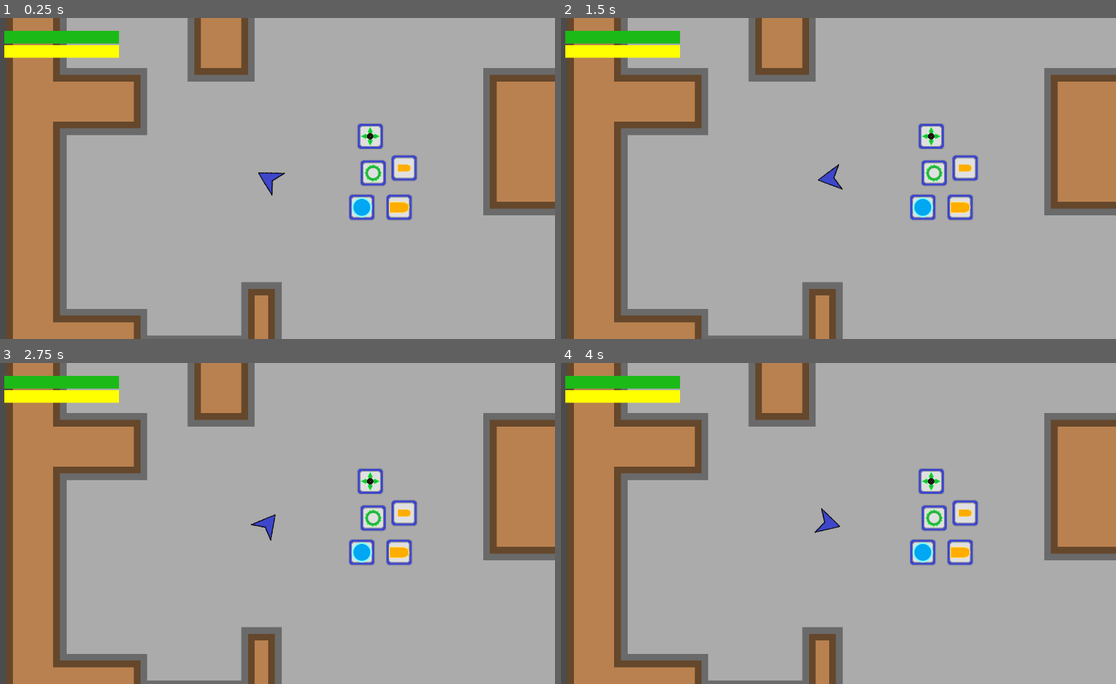
Above: before the commit, frames 1-4 (two rows, left to right).
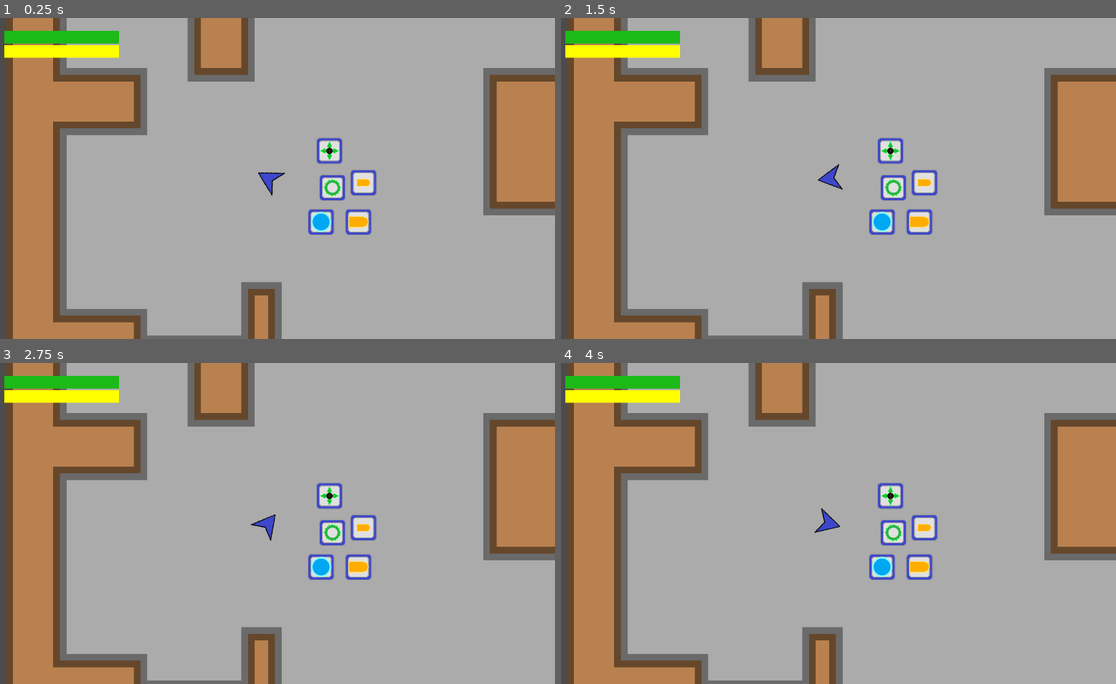
Above: after the commit, the same moments.

Repository: afkpuezo/blinkshooter
Game: Godot game, scene res://scenes/demos/demo.tscn
The game is run twice, just before and just after one commit, with the same random seed, the same clock (stepped at 60 frames per second) and the same inputs.
Inputs (mouse positions are in pixels of both pictures, inside the frame that each line leads up to):
- Up to frame 1 (0.25 s): no input
- Up to frame 2 (1.5 s): tap Enter at 0.5 s; move the mouse to (955, 162) at 0.52 s; click (955, 162) at 0.6 s; tap Space at 1.25 s; move the mouse to (716, 194) at 1.27 s; click (716, 194) at 1.35 s
- Up to frame 3 (2.75 s): tap Enter at 2 s; move the mouse to (327, 452) at 2.02 s; click (327, 452) at 2.1 s
- Up to frame 4 (4 s): tap Space at 2.75 s; move the mouse to (799, 587) at 2.77 s; click (799, 587) at 2.85 s; tap Enter at 3.5 s; move the mouse to (999, 571) at 3.52 s; click (999, 571) at 3.6 s

The runs differ from the first frame. In frame 1, 3.0% of the frame differs, in the area x 55-76%, y 32-68%; in frame 2, 3.0%; in frame 3, 3.0%; in frame 4, 3.0%.

Commit message:
this time back up before deleting old enemy scene

Diff:
--- a/project.godot
+++ b/project.godot
@@ -74,10 +74,10 @@
 "language": "GDScript",
 "path": "res://scenes/actions/demo_action.gd"
 }, {
-"base": "Unit",
-"class": "Enemy",
-"language": "GDScript",
-"path": "res://scenes/units/enemies/enemy.gd"
+"base": "Node2D",
+"class": "EnemyBrain",
+"language": "GDScript",
+"path": "res://scenes/units/enemies/enemy_brain.gd"
 }, {
 "base": "Node2D",
 "class": "EnemyHealthBar",
@@ -258,7 +258,7 @@
 "DamageCooldown": "",
 "DeathParticle": "",
 "DemoAction": "",
-"Enemy": "",
+"EnemyBrain": "",
 "EnemyHealthBar": "",
 "EnemyMessager": "",
 "EnemyMover": "",
--- a/scenes/demos/demo.tscn
+++ b/scenes/demos/demo.tscn
@@ -1,10 +1,9 @@
-[gd_scene load_steps=8 format=2]
+[gd_scene load_steps=7 format=2]
 
 [ext_resource path="res://scenes/units/player/player.tscn" type="PackedScene" id=1]
+[ext_resource path="res://scenes/units/new_enemy.tscn" type="PackedScene" id=2]
 [ext_resource path="res://scenes/pickups/pickup.tscn" type="PackedScene" id=3]
-[ext_resource path="res://scenes/actions/weapons/enemy_gun/enemy_gun.tscn" type="PackedScene" id=4]
 [ext_resource path="res://scenes/terrain/floor_tile_map.tscn" type="PackedScene" id=6]
-[ext_resource path="res://scenes/units/enemies/enemy.tscn" type="PackedScene" id=9]
 [ext_resource path="res://scenes/terrain/wall_tile_map.tscn" type="PackedScene" id=11]
 [ext_resource path="res://scenes/ui/player_ui/player_ui.tscn" type="PackedScene" id=12]
 
@@ -24,22 +23,22 @@
 [node name="Pickups" type="Node2D" parent="."]
 
 [node name="BlinkPickup" parent="Pickups" instance=ExtResource( 3 )]
-position = Vector2( 271, 317 )
+position = Vector2( 174, 352 )
 type = 2
 
 [node name="SawPickup" parent="Pickups" instance=ExtResource( 3 )]
-position = Vector2( 298, 235 )
+position = Vector2( 201, 270 )
 type = 3
 
 [node name="ShurikenPickup" parent="Pickups" instance=ExtResource( 3 )]
-position = Vector2( 291, 147 )
+position = Vector2( 194, 182 )
 type = 4
 
 [node name="SmallGunPickup" parent="Pickups" instance=ExtResource( 3 )]
-position = Vector2( 372, 223 )
+position = Vector2( 275, 258 )
 
 [node name="BigGunPickup" parent="Pickups" instance=ExtResource( 3 )]
-position = Vector2( 360, 317 )
+position = Vector2( 263, 352 )
 type = 1
 
 [node name="Units" type="Node2D" parent="."]
@@ -47,22 +46,17 @@
 [node name="Player" parent="Units" instance=ExtResource( 1 )]
 position = Vector2( 48, 248 )
 
-[node name="Enemy" parent="Units" instance=ExtResource( 9 )]
-position = Vector2( 1224, 653 )
-starting_weapon_scene = ExtResource( 4 )
+[node name="Enemy" parent="Units" instance=ExtResource( 2 )]
+position = Vector2( 438, 964 )
 
-[node name="Enemy2" parent="Units" instance=ExtResource( 9 )]
-position = Vector2( 647, 725 )
-starting_weapon_scene = ExtResource( 4 )
+[node name="Enemy2" parent="Units" instance=ExtResource( 2 )]
+position = Vector2( 452, 697 )
 
-[node name="Enemy3" parent="Units" instance=ExtResource( 9 )]
-position = Vector2( 450, 950 )
-starting_weapon_scene = ExtResource( 4 )
+[node name="Enemy3" parent="Units" instance=ExtResource( 2 )]
+position = Vector2( 1131, 613 )
 
-[node name="Enemy4" parent="Units" instance=ExtResource( 9 )]
-position = Vector2( 1221, 558 )
-starting_weapon_scene = ExtResource( 4 )
+[node name="Enemy4" parent="Units" instance=ExtResource( 2 )]
+position = Vector2( 1141, 499 )
 
-[node name="Enemy5" parent="Units" instance=ExtResource( 9 )]
-position = Vector2( 1492, 602 )
-starting_weapon_scene = ExtResource( 4 )
+[node name="Enemy5" parent="Units" instance=ExtResource( 2 )]
+position = Vector2( 1224, 1077 )
--- a/scenes/units/enemies/enemy.tscn
+++ b/scenes/units/enemies/enemy.tscn
@@ -1,31 +1,226 @@
-[gd_scene load_steps=16 format=2]
+[gd_scene load_steps=17 format=2]
 
 [ext_resource path="res://scenes/hit_boxes/hit_box.gd" type="Script" id=1]
-[ext_resource path="res://scenes/units/enemies/enemy.gd" type="Script" id=2]
-[ext_resource path="res://scenes/hit_boxes/hurt_box.gd" type="Script" id=3]
-[ext_resource path="res://scenes/units/enemies/enemy.png" type="Texture" id=4]
-[ext_resource path="res://scenes/units/enemies/enemy_components/enemy_weapon_bar.gd" type="Script" id=5]
+[ext_resource path="res://scenes/units/enemies/enemy.png" type="Texture" id=2]
+[ext_resource path="res://scenes/units/unit_components/combat_resource.gd" type="Script" id=3]
+[ext_resource path="res://scenes/units/unit_components/bullet_spawn_point.gd" type="Script" id=4]
+[ext_resource path="res://scenes/units/enemies/enemy_components/enemy_messager/enemy_messager.tscn" type="PackedScene" id=5]
 [ext_resource path="res://scenes/movement/movement_stats.gd" type="Script" id=6]
-[ext_resource path="res://scenes/units/unit_components/bullet_spawn_point.gd" type="Script" id=7]
-[ext_resource path="res://scenes/units/unit_components/combat_resource.gd" type="Script" id=8]
-[ext_resource path="res://scenes/units/enemies/enemy_components/enemy_messager/enemy_messager.tscn" type="PackedScene" id=9]
-[ext_resource path="res://scenes/units/enemies/enemy_components/player_detection/player_detection.tscn" type="PackedScene" id=10]
-[ext_resource path="res://scenes/units/enemies/enemy_components/enemy_mover/enemy_mover.tscn" type="PackedScene" id=11]
+[ext_resource path="res://scenes/pickups/pickup.tscn" type="PackedScene" id=7]
+[ext_resource path="res://scenes/units/enemies/enemy_components/loot_dropper.gd" type="Script" id=8]
+[ext_resource path="res://scenes/units/enemies/enemy_components/enemy_mover/enemy_mover.tscn" type="PackedScene" id=9]
+[ext_resource path="res://scenes/actions/weapons/enemy_gun/enemy_gun.tscn" type="PackedScene" id=10]
+[ext_resource path="res://scenes/units/enemies/enemy_components/enemy_weapon_bar.gd" type="Script" id=11]
 [ext_resource path="res://scenes/effects/explosions/explosion_animator.tscn" type="PackedScene" id=12]
 [ext_resource path="res://scenes/effects/giblets_animator.tscn" type="PackedScene" id=13]
-[ext_resource path="res://scenes/units/enemies/enemy_components/loot_dropper.gd" type="Script" id=14]
-[ext_resource path="res://scenes/pickups/pickup.tscn" type="PackedScene" id=15]
+[ext_resource path="res://scenes/units/enemies/enemy_components/player_detection/player_detection.tscn" type="PackedScene" id=14]
+[ext_resource path="res://scenes/hit_boxes/hurt_box.gd" type="Script" id=15]
+
+[sub_resource type="GDScript" id=1]
+script/source = "extends Unit
+class_name Enemy
+## VERY placeholder right now
+
+
+## msg args: \"player\"
+signal detected_player(msg)
+
+
+# -- child nodes
+onready var player_detection: PlayerDetection = $PlayerDetection
+## when the enemy sees the player, this timer starts. As long as the timer is
+onready var player_memory_timer: Timer = $PlayerMemoryTimer
+
+onready var enemy_mover: EnemyMover = $EnemyMover # mover var declared in parent class - bad?
+onready var weapon_bar: EnemyWeaponBar = $EnemyWeaponBar
+
+
+## -- behavior control
+# seperate from radius of PlayerDetection, effectively the real threshold is the minimum of the two
+export var minimum_chase_distance := 200
+export var too_close_threshold := 100
+export var minimum_chase_distance_no_player := 10
+
+# NOTE: has to be onready or our position will not be set yet!
+onready var last_known_player_position: Vector2 = self.position
+
+## blegh name, keeping track of this explicitly avoids an infinite loop with
+## messaging
+## this is only set to true while the player is in vision, and is false when
+## the enemy is trying to get to where the player was last seen
+var can_currently_see_player := false
+var did_player_teleport := false
+
+
+# -
+# ----------
+# from Node / basic util methods
+# ----------
+# -
+
+
+func _ready() -> void:
+	GameEvents.emit_signal(\"enemy_spawned\", {'enemy': self})
+	GameEvents.connect(\"player_teleported\", self, \"on_player_teleported\")
+
+
+func _physics_process(delta: float) -> void:
+	#if name == \"Enemy\":
+	think(delta)
+
+
+# -
+# ----------
+# inherited from Unit
+# ----------
+# -
+
+
+## if shot by the player from far away, we know where they are
+func take_damage(amount: int, source):
+	var true_source = PlayerBrain.get_player_if_source(source)
+	if true_source:
+		_update_knowledge_of_player(true, true_source)
+	.take_damage(amount, true_source)
+
+
+func die():
+	var msg = {
+		'global_position': global_position
+	}
+	GameEvents.emit_signal(\"enemy_died\", msg)
+	.die()
+
+
+# -
+# ----------
+# new in Enemy
+# ----------
+# -
+
+
+# ----------
+# behavior related
+# ----------
+
+
+## holds behavior logic
+## if player is detected:
+##		- look at player
+##		- try to attack
+##		- if far away, move closer
+##		- if too close, back away
+##		- if just right, stand still
+## if player is not detected:
+##		- stand still
+## should be called in _physics_process() (or _process()?)
+func think(delta):
+
+	var check_results = player_detection.check()
+	var is_player_detected: bool = false if did_player_teleport else check_results[\"is_player_detected\"]
+	var player = check_results[\"player\"]
+	var is_detected_by_center = check_results[\"is_detected_by_center\"]
+
+	if is_player_detected:
+		_update_knowledge_of_player(true, player)
+	else:
+		_update_knowledge_of_player(false, null, did_player_teleport)
+
+	var moved = false
+
+	var distance = position.distance_to(last_known_player_position)
+	self.look_at(last_known_player_position)
+
+	if is_player_detected:
+		if is_detected_by_center:
+			attack()
+		# only back away from the player, not an empty space where they used to
+		# be
+		#if distance_squared < too_close_squared:
+		if distance < too_close_threshold:
+			enemy_mover.back_away_from(self, movement_stats, delta, last_known_player_position)
+			moved = true
+
+	# don't move to or stand still if we've already backed away from the player
+	if not moved:
+		var too_close = false
+		if is_player_detected and distance < minimum_chase_distance:
+			too_close = true
+		elif (not is_player_detected) and distance < minimum_chase_distance_no_player:
+			too_close = true
+
+		if too_close:
+			enemy_mover.stand_still(self, movement_stats, delta)
+		else:
+			enemy_mover.move_to(self, movement_stats, delta, last_known_player_position)
+
+	did_player_teleport = false
+
+
+## random equipped action
+func attack():
+	# warning-ignore:return_value_discarded
+	weapon_bar.trigger_random_action()
+
+
+## triggered by the GameEvent, forces the enemy to lose sight of the player
+func on_player_teleported():
+	#_update_knowledge_of_player(false, null, true)
+	did_player_teleport = true
+
+
+# ----------
+# communication related
+# ----------
+
+
+## Call this instead of updating the var value directly
+## If going from false to true, reports the new detection of the player
+## If setting to true, updates the last known location to the player's location
+## I didn't use a setget since it can require the player var
+## Player should be included if setting to true, not included if setting to false
+## Has a timer that doesn't allow can_currently_see_player to be set to false
+## 	when it has recently been updated to true; the player can be between two of
+## 	the rays and the enemy will think it's lost them for a moment
+## ignore_timer only matters when setting to false
+func _update_knowledge_of_player(
+	new_value: bool,
+	player = null,
+	ignore_timer = false):
+	if new_value:
+		player_memory_timer.start()
+		last_known_player_position = player.global_position
+		if not can_currently_see_player:
+			# setting it here so that it's true before sending a message, to avoid
+			# a possible infinite loop of messaging back and forth forever
+			can_currently_see_player = true
+			_report_detected_player(player)
+	else: # if new_value is false
+		if ignore_timer or player_memory_timer.is_stopped():
+			can_currently_see_player = new_value
+
+
+## A little redundant with the signal, but this method allows for other logic here if needed
+func _report_detected_player(player):
+	emit_signal(\"detected_player\", {'player': player})
+
+
+## receive a message from another enemy about the player's location
+## expects msg to include: 'player'
+func receive_enemy_message(msg):
+	_update_knowledge_of_player(true, msg['player'])
+"
 
 [node name="Enemy" type="KinematicBody2D"]
 collision_layer = 4
 collision_mask = 7
-script = ExtResource( 2 )
+script = SubResource( 1 )
 minimum_chase_distance = 250
 too_close_threshold = 150
 minimum_chase_distance_no_player = 150
 
 [node name="Sprite" type="Sprite" parent="."]
-texture = ExtResource( 4 )
+texture = ExtResource( 2 )
 
 [node name="HitBox" type="Area2D" parent="."]
 collision_layer = 8
@@ -42,30 +237,32 @@
 [node name="CombatResources" type="Node" parent="."]
 
 [node name="Health" type="Node" parent="CombatResources"]
-script = ExtResource( 8 )
+script = ExtResource( 3 )
 
 [node name="HurtBox" type="Area2D" parent="."]
 collision_layer = 4
 collision_mask = 0
-script = ExtResource( 3 )
+script = ExtResource( 15 )
 
 [node name="CollisionPolygon2D" type="CollisionPolygon2D" parent="HurtBox"]
 build_mode = 1
 polygon = PoolVector2Array( -10, 0, -27, -30, 24, 0, -27, 30 )
 
-[node name="EnemyMover" parent="." instance=ExtResource( 11 )]
+[node name="EnemyMover" parent="." instance=ExtResource( 9 )]
 
 [node name="MovementStats" type="Node" parent="."]
 script = ExtResource( 6 )
 
 [node name="BulletSpawnPoint" type="Node2D" parent="."]
 position = Vector2( 48, 0 )
-script = ExtResource( 7 )
+script = ExtResource( 4 )
 
 [node name="EnemyWeaponBar" type="Node2D" parent="."]
-script = ExtResource( 5 )
-
-[node name="PlayerDetection" parent="." instance=ExtResource( 10 )]
+script = ExtResource( 11 )
+
+[node name="EnemyGun" parent="EnemyWeaponBar" instance=ExtResource( 10 )]
+
+[node name="PlayerDetection" parent="." instance=ExtResource( 14 )]
 detection_range = 512
 num_rays = 5
 
--- a/scenes/units/enemies/enemy.gd
+++ b/scenes/units/enemies/enemy_brain.gd
@@ -1,11 +1,14 @@
-extends Unit
-class_name Enemy
-## VERY placeholder right now
+extends Node2D
+class_name EnemyBrain
+## This used to be the Enemy script. Now it's just a component of a unit that
+## turns that unit into an enemy.
 
 
 ## msg args: "player"
 signal detected_player(msg)
 
+# easier to make changes later than using owner everywhere
+onready var this_unit: Unit = owner
 
 # -- child nodes
 onready var player_detection: PlayerDetection = $PlayerDetection
@@ -13,8 +16,8 @@
 onready var player_memory_timer: Timer = $PlayerMemoryTimer
 
 onready var enemy_mover: EnemyMover = $EnemyMover # mover var declared in parent class - bad?
+onready var movement_stats: MovementStats = MovementStats.get_movement_stats(this_unit)
 onready var weapon_bar: EnemyWeaponBar = $EnemyWeaponBar
-
 
 ## -- behavior control
 # seperate from radius of PlayerDetection, effectively the real threshold is the minimum of the two
@@ -23,7 +26,7 @@
 export var minimum_chase_distance_no_player := 10
 
 # NOTE: has to be onready or our position will not be set yet!
-onready var last_known_player_position: Vector2 = self.position
+onready var last_known_player_position: Vector2 = this_unit.position
 
 ## blegh name, keeping track of this explicitly avoids an infinite loop with
 ## messaging
@@ -31,10 +34,6 @@
 ## the enemy is trying to get to where the player was last seen
 var can_currently_see_player := false
 var did_player_teleport := false
-
-
-## an instance of this weapon is added to the weapon bar
-export(PackedScene) var starting_weapon_scene = load("res://scenes/actions/weapons/enemy_gun/enemy_gun.tscn")
 
 
 # -
@@ -45,11 +44,7 @@
 
 
 func _ready() -> void:
-	GameEvents.emit_signal("enemy_spawned", {'enemy': self})
-
-	if starting_weapon_scene:
-		weapon_bar.add_action(starting_weapon_scene.instance())
-
+	GameEvents.emit_signal("enemy_spawned", {'enemy': this_unit})
 	GameEvents.connect("player_teleported", self, "on_player_teleported")
 
 
@@ -66,11 +61,10 @@
 
 
 ## if shot by the player from far away, we know where they are
-func take_damage(amount: int, source):
+func on_unit_took_damage(amount: int, source):
 	var true_source = PlayerBrain.get_player_if_source(source)
 	if true_source:
 		_update_knowledge_of_player(true, true_source)
-	.take_damage(amount, true_source)
 
 
 func die():
@@ -118,7 +112,7 @@
 	var moved = false
 
 	var distance = position.distance_to(last_known_player_position)
-	self.look_at(last_known_player_position)
+	this_unit.look_at(last_known_player_position)
 
 	if is_player_detected:
 		if is_detected_by_center:
@@ -127,7 +121,7 @@
 		# be
 		#if distance_squared < too_close_squared:
 		if distance < too_close_threshold:
-			enemy_mover.back_away_from(self, movement_stats, delta, last_known_player_position)
+			enemy_mover.back_away_from(this_unit, movement_stats, delta, last_known_player_position)
 			moved = true
 
 	# don't move to or stand still if we've already backed away from the player
@@ -139,9 +133,9 @@
 			too_close = true
 
 		if too_close:
-			enemy_mover.stand_still(self, movement_stats, delta)
+			enemy_mover.stand_still(this_unit, movement_stats, delta)
 		else:
-			enemy_mover.move_to(self, movement_stats, delta, last_known_player_position)
+			enemy_mover.move_to(this_unit, movement_stats, delta, last_known_player_position)
 
 	did_player_teleport = false
 
--- a/scenes/units/enemies/enemy_components/enemy_weapon_bar.gd
+++ b/scenes/units/enemies/enemy_components/enemy_weapon_bar.gd
@@ -6,7 +6,7 @@
 
 
 # DONT type hint as enemy, cyclical
-onready var user = get_parent()
+onready var user = owner # TODO better way?
 var actions := []
 var rng = RandomNumberGenerator.new()
 
@@ -16,13 +16,11 @@
 	rng.randomize()
 	for c in get_children():
 		if c is Action:
-			actions.append(c)
-			c.configure_user(user) # this method is probably bad
+			add_action(c)
 
 
-## TODO rework this
-## takes care of childing it
-func add_action(action):
+## takes care of childing and configuring it
+func add_action(action, is_already_child = false):
 	add_child(action)
 	actions.append(action)
 	action.configure_user(user)
--- /dev/null
+++ b/scenes/units/new_enemy.tscn
@@ -0,0 +1,74 @@
+[gd_scene load_steps=13 format=2]
+
+[ext_resource path="res://scenes/units/unit.tscn" type="PackedScene" id=1]
+[ext_resource path="res://scenes/units/unit_components/combat_resource.gd" type="Script" id=2]
+[ext_resource path="res://scenes/units/enemies/enemy_brain.gd" type="Script" id=3]
+[ext_resource path="res://scenes/units/enemies/enemy_components/enemy_mover/enemy_mover.tscn" type="PackedScene" id=4]
+[ext_resource path="res://scenes/units/unit_components/bullet_spawn_point.gd" type="Script" id=5]
+[ext_resource path="res://scenes/actions/weapons/enemy_gun/enemy_gun.tscn" type="PackedScene" id=6]
+[ext_resource path="res://scenes/units/enemies/enemy_components/enemy_weapon_bar.gd" type="Script" id=7]
+[ext_resource path="res://scenes/pickups/pickup.tscn" type="PackedScene" id=8]
+[ext_resource path="res://scenes/units/enemies/enemy_components/enemy_messager/enemy_messager.tscn" type="PackedScene" id=9]
+[ext_resource path="res://scenes/units/enemies/enemy_components/player_detection/player_detection.tscn" type="PackedScene" id=10]
+[ext_resource path="res://scenes/units/enemies/enemy.png" type="Texture" id=11]
+[ext_resource path="res://scenes/units/enemies/enemy_components/loot_dropper.gd" type="Script" id=12]
+
+[node name="Enemy" instance=ExtResource( 1 )]
+collision_layer = 4
+collision_mask = 7
+
+[node name="Sprite" type="Sprite" parent="." index="0"]
+texture = ExtResource( 11 )
+
+[node name="Health" type="Node" parent="CombatResources" index="0"]
+script = ExtResource( 2 )
+
+[node name="HurtBox" parent="." index="5"]
+collision_layer = 4
+
+[node name="CollisionPolygon2D" type="CollisionPolygon2D" parent="HurtBox" index="0"]
+visible = false
+polygon = PoolVector2Array( -23, -26, 26, 0, -23, 26 )
+
+[node name="CollisionPolygon2D" type="CollisionPolygon2D" parent="." index="6"]
+visible = false
+polygon = PoolVector2Array( -23, -26, 26, 0, -23, 26 )
+
+[node name="BulletSpawnPoint" type="Node2D" parent="." index="7"]
+position = Vector2( 48, 0 )
+script = ExtResource( 5 )
+
+[node name="LootDropper" type="Node2D" parent="." index="8"]
+script = ExtResource( 12 )
+health_chance = 50
+energy_chance = 50
+basic_ammo_chance = 50
+big_ammo_chance = 50
+max_drop_radius = 48
+pickup_scene = ExtResource( 8 )
+
+[node name="EnemyBrain" type="Node2D" parent="." index="9"]
+script = ExtResource( 3 )
+
+[node name="EnemyMover" parent="EnemyBrain" index="0" instance=ExtResource( 4 )]
+
+[node name="EnemyWeaponBar" type="Node2D" parent="EnemyBrain" index="1"]
+script = ExtResource( 7 )
+
+[node name="EnemyGun" parent="EnemyBrain/EnemyWeaponBar" index="0" instance=ExtResource( 6 )]
+
+[node name="PlayerDetection" parent="EnemyBrain" index="2" instance=ExtResource( 10 )]
+detection_range = 512
+num_rays = 5
+
+[node name="PlayerMemoryTimer" type="Timer" parent="EnemyBrain" index="3"]
+wait_time = 0.5
+one_shot = true
+
+[node name="EnemyMessager" parent="EnemyBrain" index="4" instance=ExtResource( 9 )]
+sender_radius = 512
+
+[connection signal="took_damage" from="." to="EnemyBrain" method="on_unit_took_damage"]
+[connection signal="value_changed" from="CombatResources/Health" to="." method="_check_for_death"]
+[connection signal="detected_player" from="EnemyBrain" to="EnemyBrain/EnemyMessager" method="send_message"]
+[connection signal="received_message" from="EnemyBrain/EnemyMessager" to="EnemyBrain" method="receive_enemy_message"]
--- a/scenes/units/player/player.tscn
+++ b/scenes/units/player/player.tscn
@@ -95,7 +95,7 @@
 
 [node name="CollisionPolygon2D" type="CollisionPolygon2D" parent="." index="8"]
 visible = false
-polygon = PoolVector2Array( -26, -28, 26, 0, -26, 28 )
+polygon = PoolVector2Array( -23, -26, 26, 0, -23, 26 )
 
 [node name="BulletSpawnPoint" type="Node2D" parent="." index="9"]
 position = Vector2( 48, 0 )
@@ -103,11 +103,10 @@
 
 [node name="HurtBox" parent="." index="10"]
 collision_layer = 2
-collision_mask = 0
 
 [node name="CollisionPolygon2D" type="CollisionPolygon2D" parent="HurtBox" index="0"]
 visible = false
-polygon = PoolVector2Array( -26, -28, 26, 0, -26, 28 )
+polygon = PoolVector2Array( -23, -26, 26, 0, -23, 26 )
 
 [node name="PickupGrabber" parent="." index="11" instance=ExtResource( 10 )]
 
--- a/scenes/units/player/player_brain.gd
+++ b/scenes/units/player/player_brain.gd
@@ -62,7 +62,6 @@
 ## call the animation on the animation player
 ## TODO connect to event
 func do_teleport_animation():
-	print("do_teleport_animation called")
 	anim_player.play("Teleport")
 
 
--- a/scenes/units/unit.gd
+++ b/scenes/units/unit.gd
@@ -3,18 +3,18 @@
 ## Base class for characters like Players and Enemies.
 ## This script should act as interface between its child nodes and the outside world.
 ## (and between different child nodes?)
+## Components related to player detection, pathfinding, attacking, etc, will
+## be children of this component
 
 
 signal died()
+signal took_damage(amount, source)
 
 
 ## not sure if this is the best way to do this
 ## will be built based on children of the CombatResources node
 var combat_resources: Dictionary
 
-## this one is just onready because I don't think it will have to be extended?
-## might have to change later
-onready var movement_stats: MovementStats = $MovementStats
 
 onready var buffs_node: Node2D = $Buffs
 
@@ -88,7 +88,9 @@
 
 ## should be connected to hitbox signals
 ## just calls lose_resource method
-func take_damage(amount: int, _source):
+func take_damage(amount: int, source):
+	# NOTE: might need some extra validation on the signal later?
+	emit_signal("took_damage", amount, source)
 	# warning-ignore:return_value_discarded
 	lose_resource(CombatResource.Type.HEALTH, amount)
 
--- a/scenes/units/unit.tscn
+++ b/scenes/units/unit.tscn
@@ -25,6 +25,8 @@
 [node name="ExplosionAnimator" parent="Animators" instance=ExtResource( 5 )]
 
 [node name="HurtBox" type="Area2D" parent="."]
+collision_layer = 0
+collision_mask = 0
 script = ExtResource( 2 )
 
 [connection signal="died" from="." to="Animators/GibletsAnimator" method="on_death"]
Not shown: 2 places in scenes/units/enemies/enemy.tscn that only renumber resources
